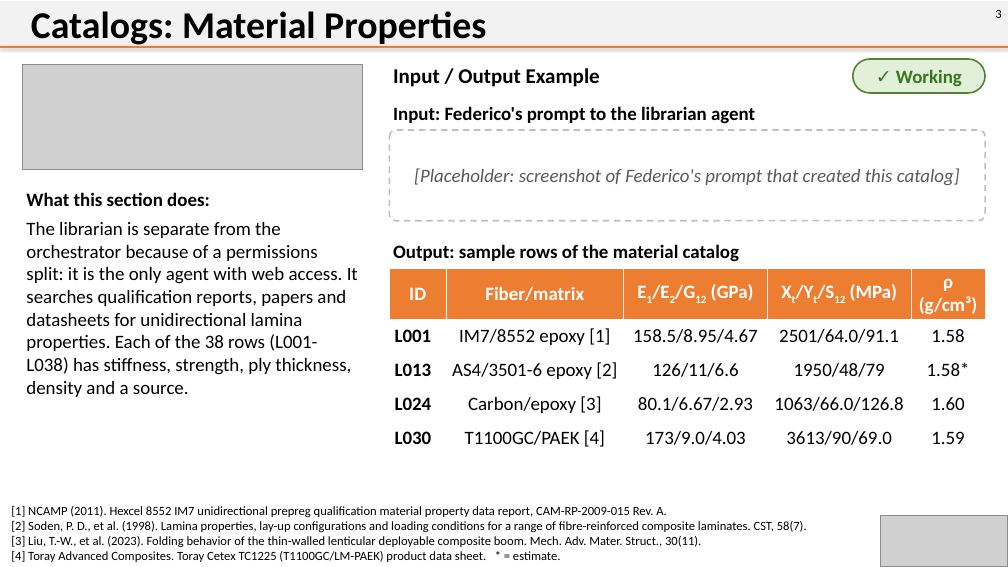
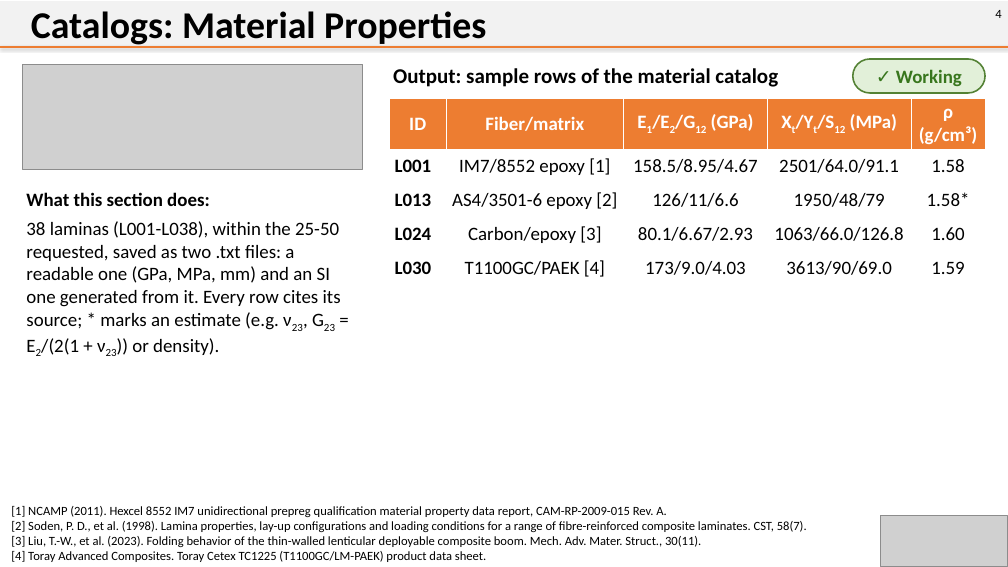
Before and after one commit to citgitfr/BenazzoVenkatadri_ThinShellSims, a slide deck: slide 4 of Lab Report 3/Lab Report 3 Demonstration of Agent System.pptx (slide 3 before the commit). Drawn at 1008x567 pixels with LibreOffice and Linux fonts; fonts in the diff are those of the drawing; grey boxes stand for pictures. Boxes give left, top, right and bottom in pixels: in the first picture for what was removed or moved away, otherwise in the second. Text is boxed around its words. In the diff, an @@ line names an element or a change of style, - is before the commit and + after.

```diff
--- a/Lab Report 3/Lab Report 3 Demonstration of Agent System.pptx
+++ b/Lab Report 3/Lab Report 3 Demonstration of Agent System.pptx
@@ text at [995, 10, 1001, 18]: text changed @@
-3
+4
@@ text at [393, 68, 778, 87]: text changed @@
-Input / Output Example
+Output: sample rows of the material catalog
@@ table: place and size @@
-table at [389, 268, 985, 451]
+table at [389, 98, 985, 281]
@@ text removed at [393, 106, 755, 124] @@
-Input: Federico's prompt to the librarian agent
@@ rounded rectangle removed at [389, 130, 985, 221] @@
-[Placeholder: screenshot of Federico's prompt that created this catalog]
@@ text at [26, 221, 341, 355]: text changed @@
-The librarian is separate from the orchestrator because of a permissions split: it is the only agent with web access. It searches qualification reports, papers and datasheets for unidirectional lamina properties. Each of the 38 rows (L001-L038) has stiffness, strength, ply thickness, density and a source.
+38 laminas (L001-L038), within the 25-50 requested, saved as two .txt files: a readable one (GPa, MPa, mm) and an SI one generated from it. Every row cites its source; * marks an estimate (e.g. ν23, G23 = E2/(2(1 + ν23)) or density).
@@ text removed at [393, 244, 739, 262] @@
-Output: sample rows of the material catalog
@@ text at [11, 551, 486, 562]: text changed @@
-[4] Toray Advanced Composites. Toray Cetex TC1225 (T1100GC/LM-PAEK) product data sheet. * = estimate.
+[4] Toray Advanced Composites. Toray Cetex TC1225 (T1100GC/LM-PAEK) product data sheet.
```
Also in this commit, not shown: 12 other slides changed, 1 slide added, 9 other files.
